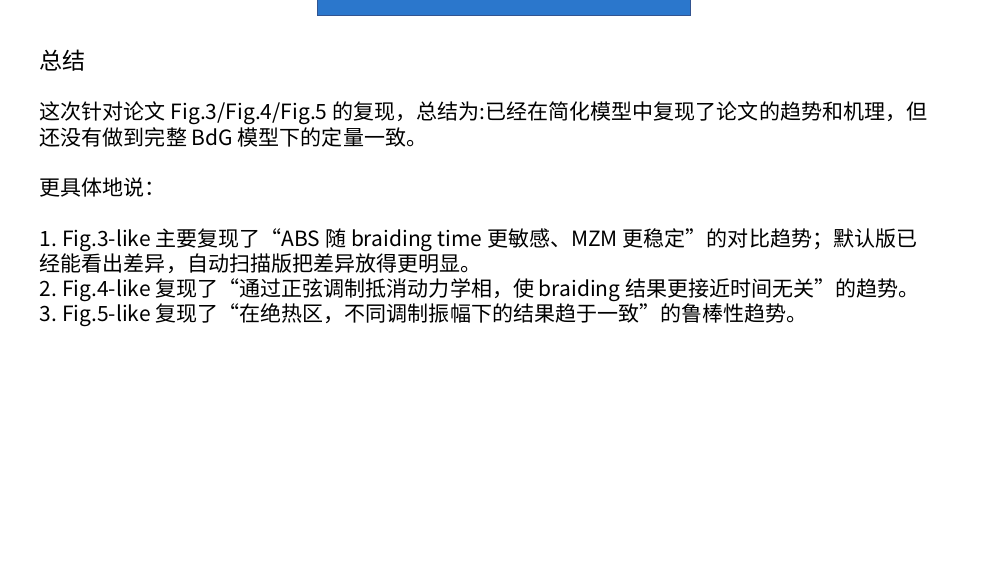
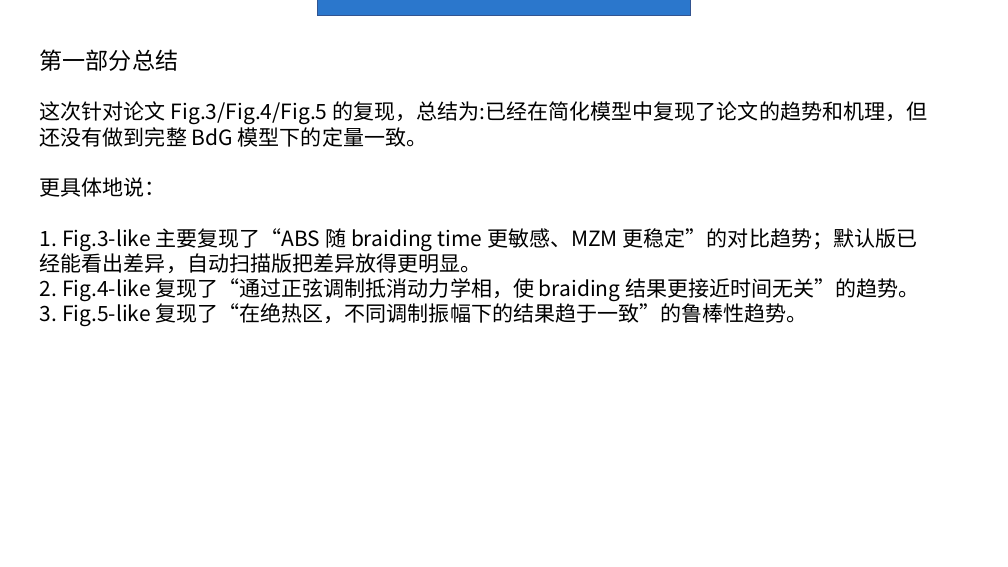
Before and after one commit to Asice-Cloud/quantummmm, a slide deck: slide 55 of y2.pptx (slide 44 before the commit). Drawn at 1008x567 pixels with LibreOffice and Linux fonts; fonts in the diff are those of the drawing. Boxes give left, top, right and bottom in pixels: in the first picture for what was removed or moved away, otherwise in the second. Text is boxed around its words. In the diff, an @@ line names an element or a change of style, - is before the commit and + after.

```diff
--- a/y2.pptx
+++ b/y2.pptx
@@ text at bbox=[40, 49, 178, 71]: text changed @@
-总结
+第一部分总结
```
Also in this commit, not shown: 7 other slides changed, 7 slides added, 1 slide removed, 49 other files.
